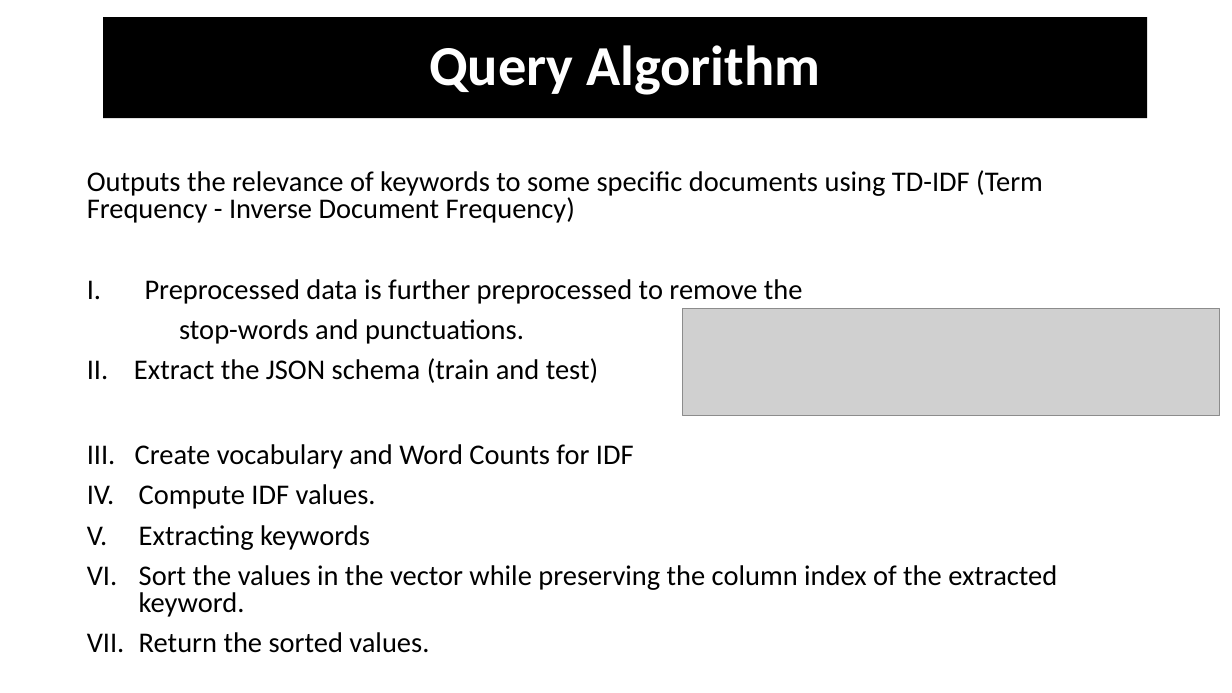
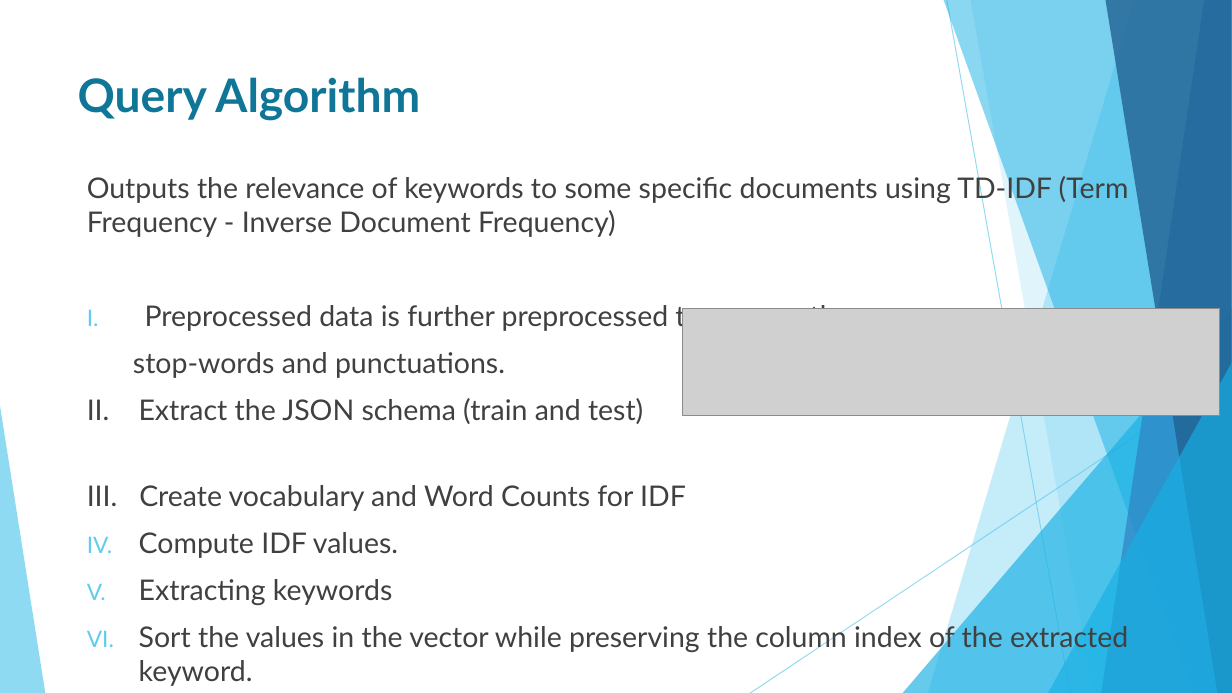
Before and after one commit to HomuraNagato/nerdy_nets, a slide deck: slide 4 of presentation/Nerdy Nets – GPT2.pptx. Drawn at 1232x693 pixels with LibreOffice and Linux fonts; fonts in the diff are those of the drawing; grey boxes stand for pictures. Boxes give left, top, right and bottom in pixels: in the first picture for what was removed or moved away, otherwise in the second. Text is boxed around its words. In the diff, an @@ line names an element or a change of style, - is before the commit and + after.

```diff
--- a/presentation/Nerdy Nets – GPT2.pptx
+++ b/presentation/Nerdy Nets – GPT2.pptx
@@ title "Query Algorithm" moved from (x1=104, y1=18, x2=1148, y2=118) to (x1=78, y1=77, x2=420, y2=121) @@
@@ title "Query Algorithm" at (x1=78, y1=77, x2=420, y2=121): size 44 to 36 pt, font Calibri to Lato, text colour #FFFFFF to #0F7698; alignment centre to left; line spacing 0.9 to 1; vertical alignment middle to top; fill #000000 to none @@
@@ text "Outputs the relevance of keywords ..." at (x1=87, y1=173, x2=1129, y2=686): font Calibri to Lato, text colour #000000 to #404040; line spacing 0.8 to 1 @@
@@ group added at (x1=0, y1=0, x2=1232, y2=693): 5 freeform shapes, 3 triangles, 2 lines @@
```
Also in this commit, not shown: 5 other slides changed, 8 slides added, 5 slides removed.
